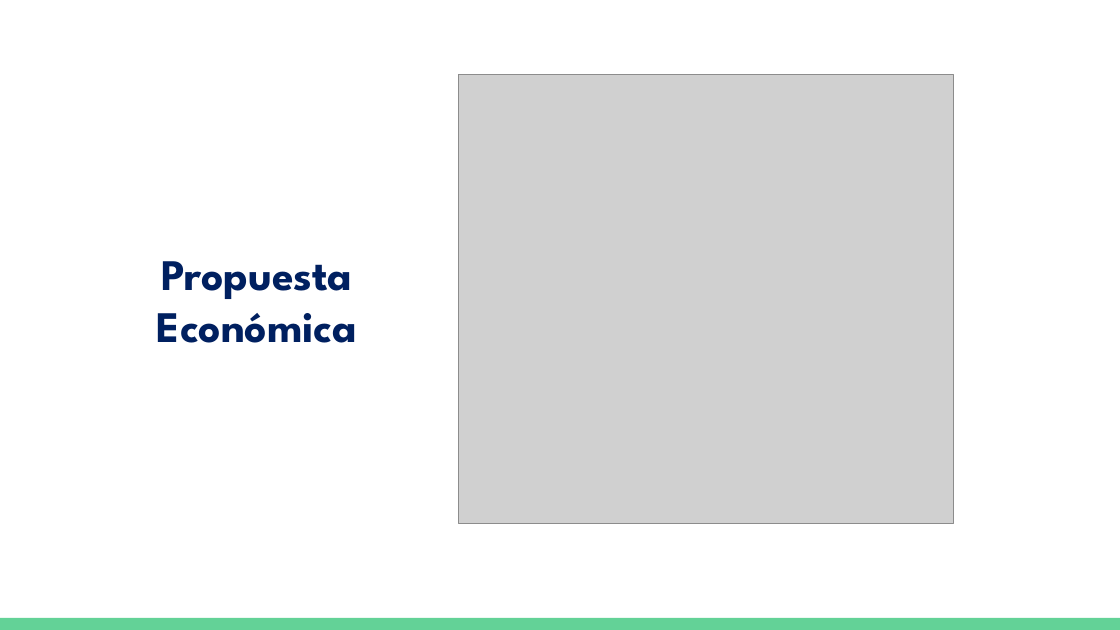
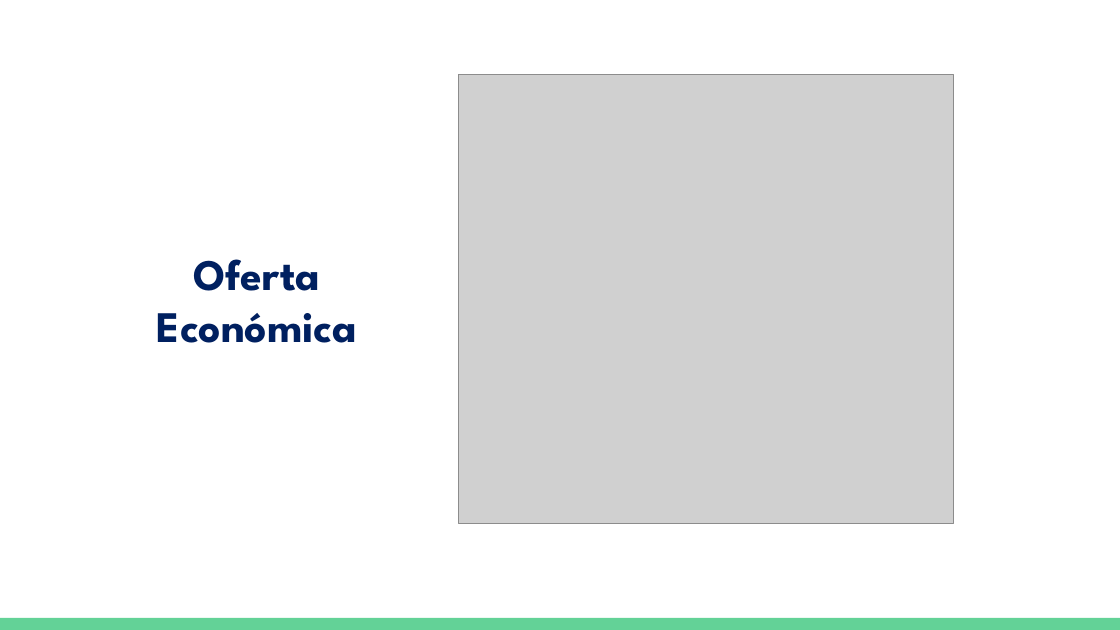
Before and after one commit to Diego23p/ProyectoDRLW, a slide deck: slide 4 of Proyecto DRLW(02-04-2020).pptx. Drawn at 1120x630 pixels with LibreOffice and Linux fonts; fonts in the diff are those of the drawing; grey boxes stand for pictures. Boxes give left, top, right and bottom in pixels: in the first picture for what was removed or moved away, otherwise in the second. Text is boxed around its words. In the diff, an @@ line names an element or a change of style, - is before the commit and + after.

```diff
--- a/Proyecto DRLW(02-04-2020).pptx
+++ b/Proyecto DRLW(02-04-2020).pptx
@@ title at [157,259,357,343]: text changed @@
-Propuesta Económica
+Oferta Económica
```
Also in this commit, not shown: 1 other slide changed.
